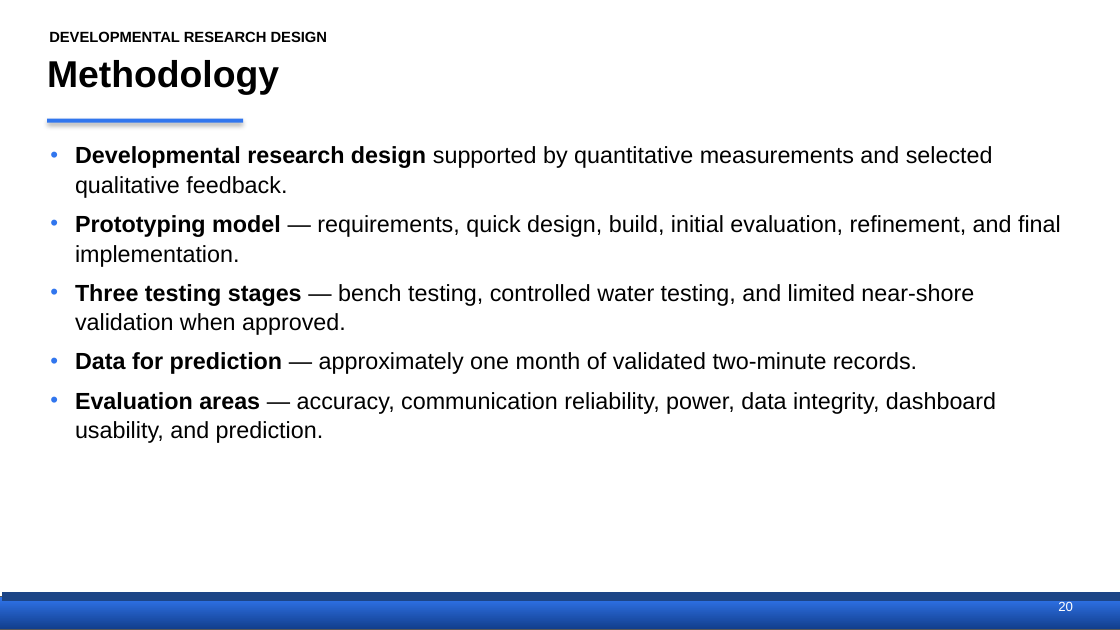
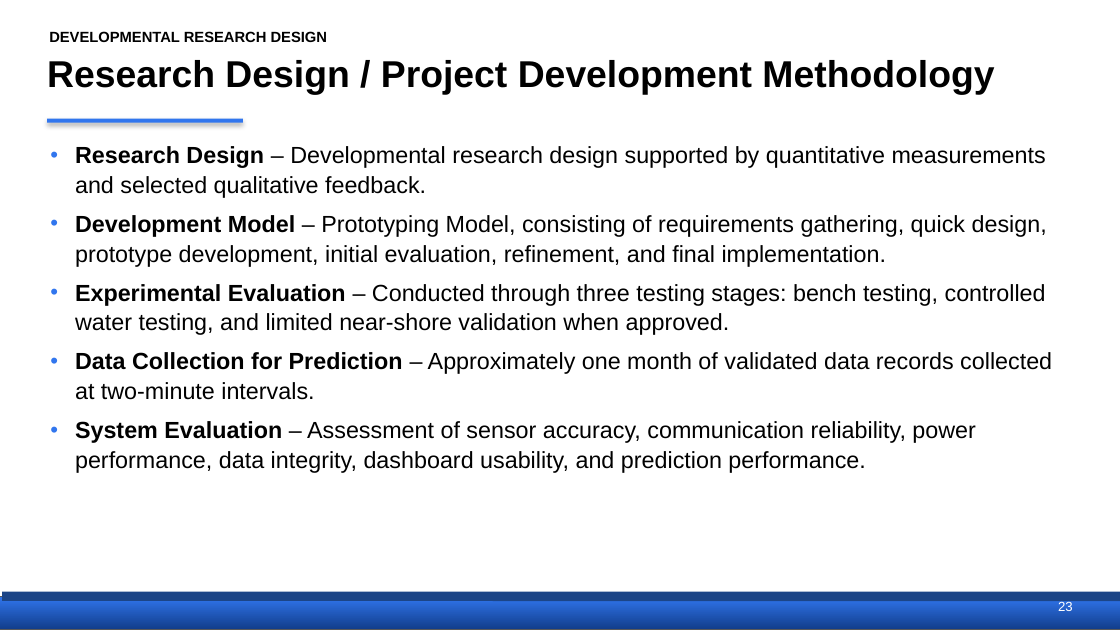
Before and after one commit to Ruzz-1010/Project-FALCON-01, a slide deck: slide 24 of THESIS DOCUMENTATION/FALCON_Proposal_Defense.pptx (slide 20 before the commit). Drawn at 1120x630 pixels with LibreOffice and Linux fonts; fonts in the diff are those of the drawing. Boxes give left, top, right and bottom in pixels: in the first picture for what was removed or moved away, otherwise in the second. Text is boxed around its words. In the diff, an @@ line names an element or a change of style, - is before the commit and + after.

```diff
--- a/THESIS DOCUMENTATION/FALCON_Proposal_Defense.pptx
+++ b/THESIS DOCUMENTATION/FALCON_Proposal_Defense.pptx
@@ title at [47,60,994,95]: text changed @@
-Methodology
+Research Design / Project Development Methodology
@@ text at [75,146,1052,473]: text changed @@
-• Developmental research design supported by quantitative measurements and selected qualitative feedback.
-• Prototyping model — requirements, quick design, build, initial evaluation, refinement, and final implementation.
-• Three testing stages — bench testing, controlled water testing, and limited near-shore validation when approved.
-• Data for prediction — approximately one month of validated two-minute records.
-• Evaluation areas — accuracy, communication reliability, power, data integrity, dashboard usability, and prediction.
+• Research Design – Developmental research design supported by quantitative measurements and selected qualitative feedback.
+• Development Model – Prototyping Model, consisting of requirements gathering, quick design, prototype development, initial evaluation, refinement, and final implementation.
+• Experimental Evaluation – Conducted through three testing stages: bench testing, controlled water testing, and limited near-shore validation when approved.
+• Data Collection for Prediction – Approximately one month of validated data records collected at two-minute intervals.
+• System Evaluation – Assessment of sensor accuracy, communication reliability, power performance, data integrity, dashboard usability, and prediction performance.
@@ text removed at [1058,600,1073,611] @@
-20
@@ text added at [1058,600,1073,611], 8.5 pt, text #FFFFFF @@
+23
```
Also in this commit, not shown: 29 other slides changed, 23 slides added, 6 slides removed.
